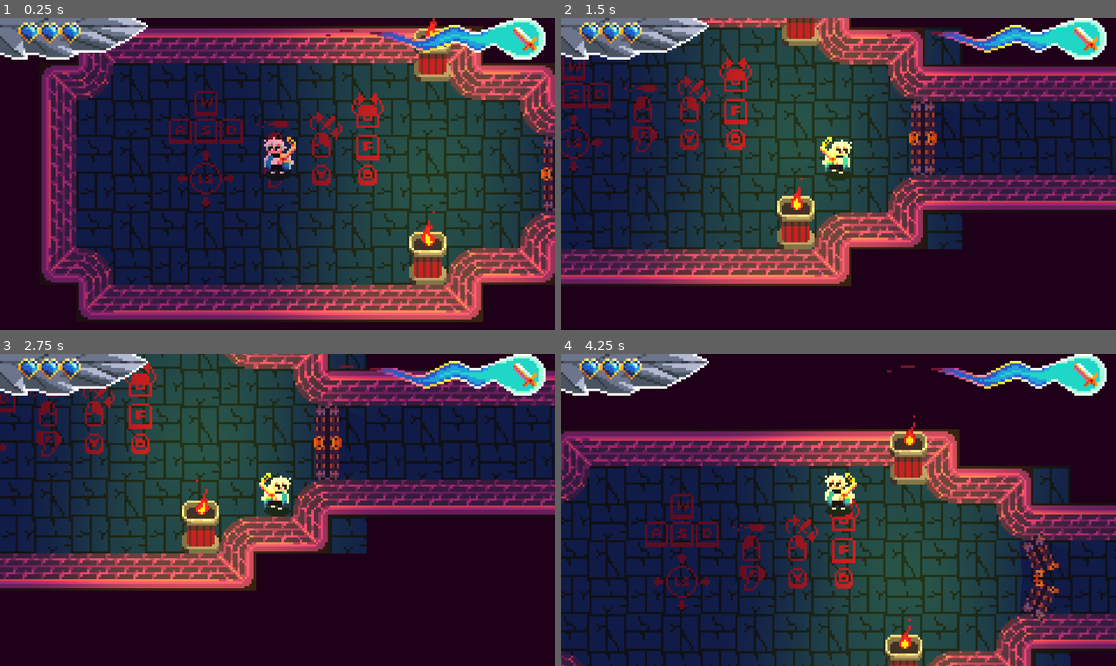
Above: before the commit, frames 1-4 (two rows, left to right).
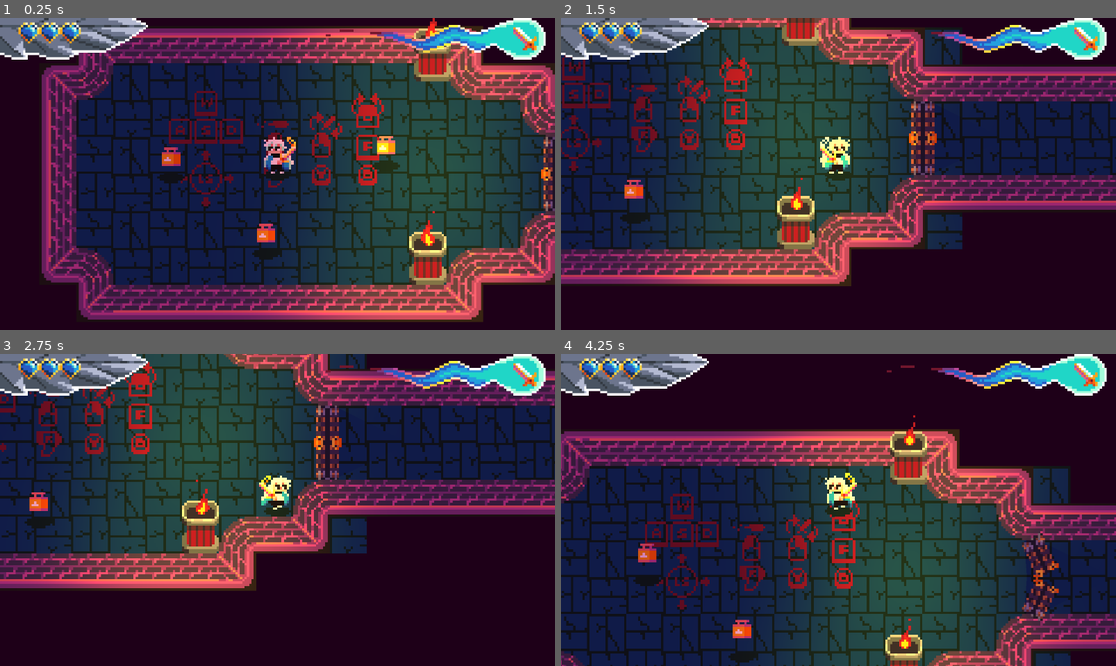
Above: after the commit, the same moments.

Repository: NielsOuvrard/TheShadowOfHeaven
Game: Godot game, scene res://Scenes/gameplay.tscn
Two runs of this game, one before a commit and one after it. Both use one fixed random seed, a clock stepped at 60 frames per second and the inputs below.
Inputs (mouse positions are in pixels of both pictures, inside the frame that each line leads up to):
- Up to frame 1 (0.25 s): no input
- Up to frame 2 (1.5 s): move the mouse to (960, 158) at 0.52 s; hold Right (move_right) 0.53-1.28 s; hold Q (change_weapon) 0.53-1.28 s; move the mouse to (727, 189) at 1.27 s; hold Down (move_down) from 1.28 s (still down); tap Shift (dash) at 1.35 s
- Up to frame 3 (2.75 s): move the mouse to (333, 441) at 2.02 s; release Down (move_down) at 2.03 s; hold Right (move_right) from 2.03 s (still down); hold F (interact) from 2.03 s (still down)
- Up to frame 4 (4.25 s): move the mouse to (810, 572) at 2.77 s; release Right (move_right) at 2.78 s; release F (interact) at 2.78 s; hold Up (move_up) 2.78-3.53 s; click (810, 572) at 2.85 s; move the mouse to (1005, 556) at 3.52 s; hold Left (move_left) from 3.53 s (still down); hold Q (change_weapon) from 3.53 s (still down)

The runs differ from the first frame. In frame 1, 1.0% of the frame differs, in the area x 28-99%, y 37-78%; in frame 2, 0.7%; in frame 3, 0.5%; in frame 4, 0.8%.

Commit message:
Player animation chages, add dash Ui and Obstacles assets

Diff:
--- a/Scenes/door.tscn
+++ b/Scenes/door.tscn
@@ -66,9 +66,9 @@
 "duration": 1.0,
 "texture": SubResource("AtlasTexture_fysov")
 }],
-"loop": false,
+"loop": true,
 "name": &"closing",
-"speed": 5.0
+"speed": 12.0
 }, {
 "frames": [{
 "duration": 1.0,
@@ -93,7 +93,7 @@
 }],
 "loop": false,
 "name": &"opening",
-"speed": 5.0
+"speed": 12.0
 }]
 
 [sub_resource type="SegmentShape2D" id="SegmentShape2D_g6wil"]
@@ -151,7 +151,7 @@
 tracks/4/imported = false
 tracks/4/enabled = true
 tracks/4/path = NodePath("LightOccluder2D:rotation")
-tracks/4/interp = 1
+tracks/4/interp = 2
 tracks/4/loop_wrap = true
 tracks/4/keys = {
 "times": PackedFloat32Array(0),
@@ -163,7 +163,7 @@
 tracks/5/imported = false
 tracks/5/enabled = true
 tracks/5/path = NodePath("LightOccluder2D2:rotation")
-tracks/5/interp = 1
+tracks/5/interp = 2
 tracks/5/loop_wrap = true
 tracks/5/keys = {
 "times": PackedFloat32Array(0),
@@ -358,7 +358,7 @@
 size = Vector2(42, 48)
 
 [sub_resource type="OccluderPolygon2D" id="OccluderPolygon2D_0l2ra"]
-polygon = PackedVector2Array(16, -5, 0, -5, 0, 5, 16, 5)
+polygon = PackedVector2Array(16, -2.99996, 7.62939e-06, -3, -7.62939e-06, 3, 16, 3.00004)
 
 [node name="Door" type="StaticBody2D"]
 collision_layer = 16
@@ -372,14 +372,14 @@
 
 [node name="CollisionRight" type="CollisionShape2D" parent="."]
 position = Vector2(16, 0)
-scale = Vector2(1, 3.35)
+scale = Vector2(1, 3.36)
 shape = SubResource("SegmentShape2D_g6wil")
 one_way_collision_margin = 0.0
 
 [node name="CollisionLeft" type="CollisionShape2D" parent="."]
 position = Vector2(-16, 0)
 rotation = 3.14159
-scale = Vector2(1, 3.35)
+scale = Vector2(1, 3.36)
 shape = SubResource("SegmentShape2D_g6wil")
 one_way_collision_margin = 0.0
 
--- a/Scenes/ghost.tscn
+++ b/Scenes/ghost.tscn
@@ -63,6 +63,8 @@
 [node name="Sprites" type="AnimatedSprite2D" parent="." index="2"]
 position = Vector2(0, -8)
 sprite_frames = SubResource("SpriteFrames_vifcd")
+frame = 4
+frame_progress = 0.185412
 
 [node name="Hitbox" type="Area2D" parent="." index="3"]
 collision_layer = 4
--- a/Scenes/greed.tscn
+++ b/Scenes/greed.tscn
@@ -6,6 +6,7 @@
 [ext_resource type="Texture2D" uid="uid://c335t2rbt6uld" path="res://Assets/World/Controles.png" id="7_1d4pe"]
 [ext_resource type="PackedScene" uid="uid://0y06vbi8ods3" path="res://Scenes/player.tscn" id="7_f7bvl"]
 [ext_resource type="PackedScene" uid="uid://cy2atdt0bqntm" path="res://Scenes/torch.tscn" id="8_of5e7"]
+[ext_resource type="PackedScene" uid="uid://bcbtjhffrph75" path="res://Scenes/item.tscn" id="9_s6fo5"]
 [ext_resource type="PackedScene" uid="uid://ccr7fpc8pwy60" path="res://Scenes/deamon.tscn" id="9_wmq0k"]
 [ext_resource type="PackedScene" uid="uid://cmfinma8lhai7" path="res://Scenes/ghost.tscn" id="10_jlttf"]
 
@@ -386,3 +387,12 @@
 
 [node name="Torch16" parent="TORCHES" instance=ExtResource("8_of5e7")]
 position = Vector2(992, 638)
+
+[node name="Item" parent="." instance=ExtResource("9_s6fo5")]
+position = Vector2(14, 772)
+
+[node name="Item2" parent="." instance=ExtResource("9_s6fo5")]
+position = Vector2(-79, 777)
+
+[node name="Item3" parent="." instance=ExtResource("9_s6fo5")]
+position = Vector2(-38, 810)
--- a/Scenes/player.tscn
+++ b/Scenes/player.tscn
@@ -222,7 +222,7 @@
 
 [node name="AnimatedSprite2D" type="AnimatedSprite2D" parent="."]
 sprite_frames = ExtResource("3_u43qn")
-animation = &"move"
+animation = &"pick_up"
 autoplay = "idle"
 offset = Vector2(0, -8)
 
--- a/TileSet/player.tres
+++ b/TileSet/player.tres
@@ -9,22 +9,6 @@
 [sub_resource type="AtlasTexture" id="AtlasTexture_xy2q3"]
 atlas = ExtResource("1_t2y18")
 region = Rect2(16, 48, 16, 16)
-
-[sub_resource type="AtlasTexture" id="AtlasTexture_qb4cp"]
-atlas = ExtResource("1_t2y18")
-region = Rect2(32, 48, 16, 16)
-
-[sub_resource type="AtlasTexture" id="AtlasTexture_gw1jh"]
-atlas = ExtResource("1_t2y18")
-region = Rect2(48, 48, 16, 16)
-
-[sub_resource type="AtlasTexture" id="AtlasTexture_x6y87"]
-atlas = ExtResource("1_t2y18")
-region = Rect2(64, 48, 16, 16)
-
-[sub_resource type="AtlasTexture" id="AtlasTexture_nsmiy"]
-atlas = ExtResource("1_t2y18")
-region = Rect2(80, 48, 16, 16)
 
 [sub_resource type="AtlasTexture" id="AtlasTexture_we6jm"]
 atlas = ExtResource("1_t2y18")
@@ -114,18 +98,6 @@
 }, {
 "duration": 1.0,
 "texture": SubResource("AtlasTexture_xy2q3")
-}, {
-"duration": 1.0,
-"texture": SubResource("AtlasTexture_qb4cp")
-}, {
-"duration": 1.0,
-"texture": SubResource("AtlasTexture_gw1jh")
-}, {
-"duration": 1.0,
-"texture": SubResource("AtlasTexture_x6y87")
-}, {
-"duration": 1.0,
-"texture": SubResource("AtlasTexture_nsmiy")
 }],
 "loop": false,
 "name": &"change_weapon",
@@ -206,18 +178,6 @@
 }, {
 "duration": 1.0,
 "texture": SubResource("AtlasTexture_dybqt")
-}, {
-"duration": 1.0,
-"texture": SubResource("AtlasTexture_ay4pn")
-}, {
-"duration": 1.0,
-"texture": SubResource("AtlasTexture_dybqt")
-}, {
-"duration": 1.0,
-"texture": SubResource("AtlasTexture_ay4pn")
-}, {
-"duration": 1.0,
-"texture": SubResource("AtlasTexture_dybqt")
 }],
 "loop": false,
 "name": &"pick_up",
Binary file added: Assets/HUD/HudDashPoints.png
Not shown, added: Assets/HUD/HudDashPoints.png.import
Binary file added: Assets/World/Obstacles.png
Not shown, added: Assets/World/Obstacles.png.import
Not shown: 1 places in Scenes/greed.tscn that only renumber resources
Not shown: 1 places in TileSet/player.tres that only renumber resources
